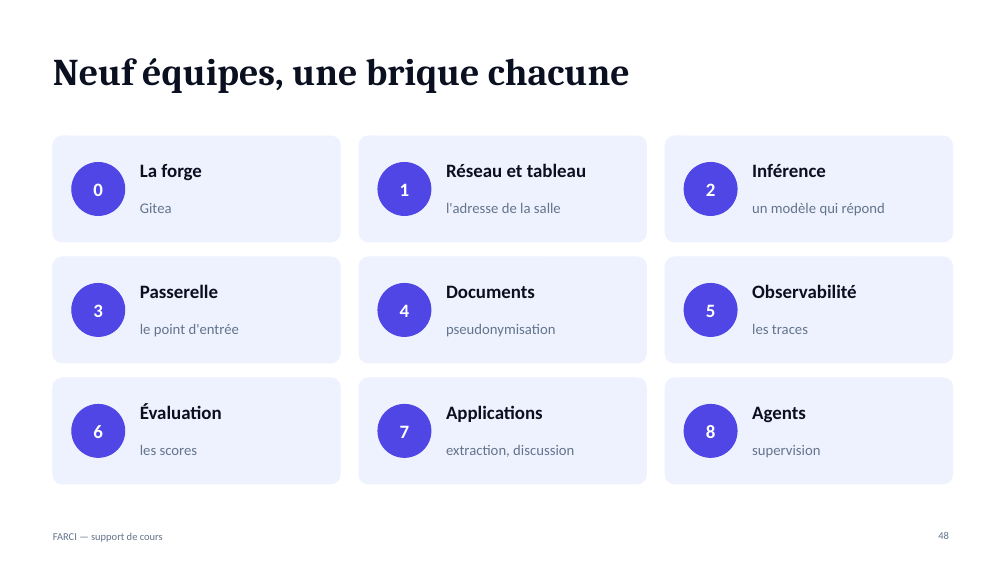
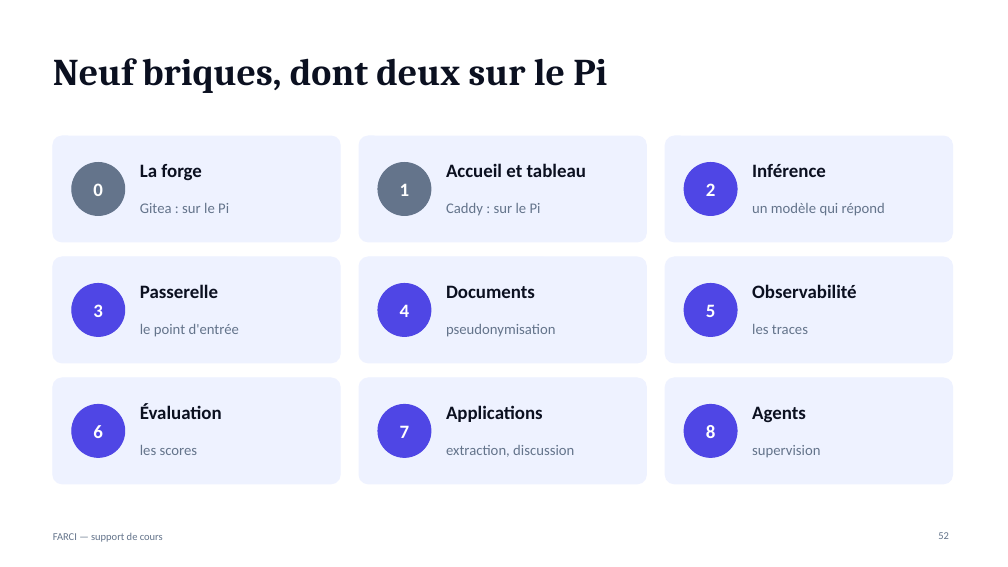
Before and after one commit to jdanion/FARCI, a slide deck: slide 52 of docs/support/FARCI-support-de-cours.pptx (slide 48 before the commit). Drawn at 1008x567 pixels with LibreOffice and Linux fonts; fonts in the diff are those of the drawing. Boxes give left, top, right and bottom in pixels: in the first picture for what was removed or moved away, otherwise in the second. Text is boxed around its words. In the diff, an @@ line names an element or a change of style, - is before the commit and + after.

```diff
--- a/docs/support/FARCI-support-de-cours.pptx
+++ b/docs/support/FARCI-support-de-cours.pptx
@@ title at box(53, 58, 607, 93): text changed @@
-Neuf équipes, une brique chacune
+Neuf briques, dont deux sur le Pi
@@ ellipse at box(72, 163, 125, 216): fill #4F46E5 to #64748B; outline #4F46E5 1 pt to #64748B 1 pt @@
@@ ellipse at box(378, 163, 431, 216): fill #4F46E5 to #64748B; outline #4F46E5 1 pt to #64748B 1 pt @@
@@ text at box(446, 163, 586, 177): text changed @@
-Réseau et tableau
+Accueil et tableau
@@ text at box(140, 203, 229, 213): text changed @@
-Gitea
+Gitea : sur le Pi
@@ text at box(446, 203, 541, 216): text changed @@
-l'adresse de la salle
+Caddy : sur le Pi
@@ page number at box(938, 532, 949, 539): text changed @@
-48
+52
```
Also in this commit, not shown: 8 other slides changed, 4 slides added, 30 other files.
